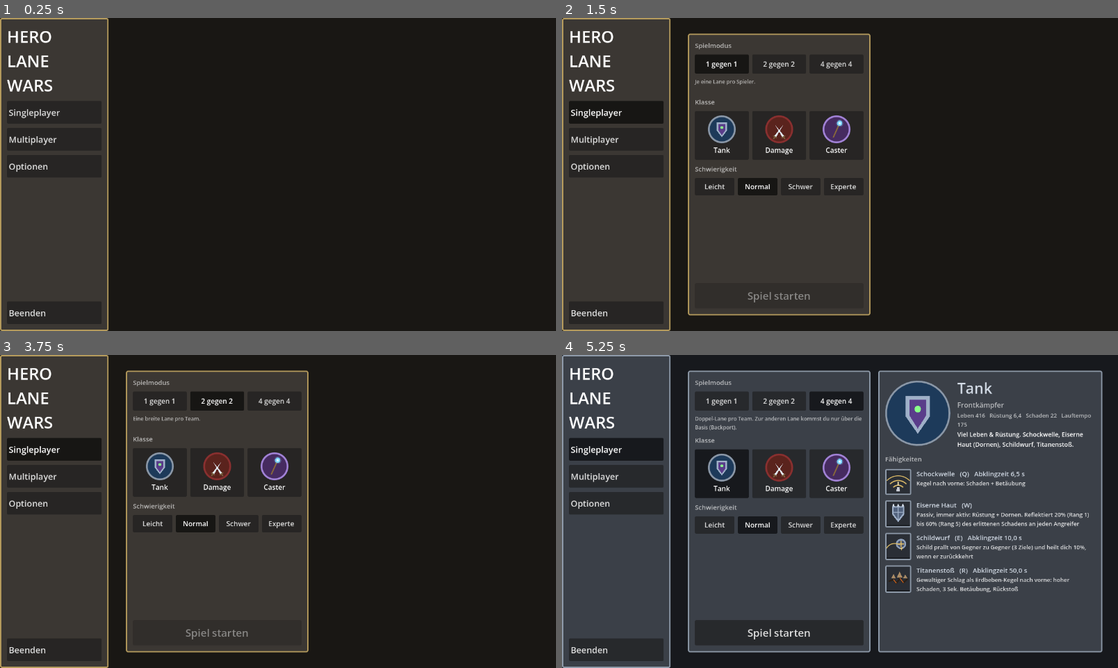
Above: before the commit, frames 1-4 (two rows, left to right).
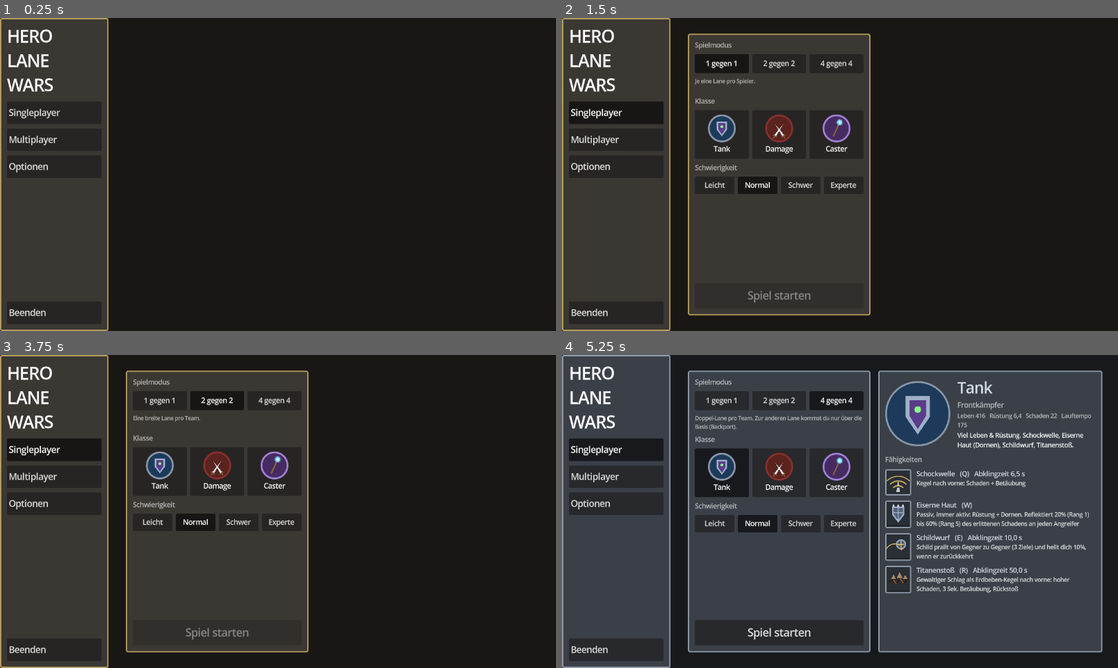
Above: after the commit, the same moments.

Repository: Tarux21/hero-lane-wars
Game: Godot game, scene res://scenes/main.tscn
The game is run twice, just before and just after one commit, with the same random seed, the same clock (stepped at 60 frames per second) and the same inputs.
Inputs (mouse positions are in pixels of both pictures, inside the frame that each line leads up to):
- Up to frame 1 (0.25 s): no input
- Up to frame 2 (1.5 s): click "Singleplayer" at 0.5 s; click "Normal" at 1.25 s
- Up to frame 3 (3.75 s): click "Normal" at 2 s; click "1 gegen 1" at 2.75 s; click "2 gegen 2" at 3.5 s
- Up to frame 4 (5.25 s): click "4 gegen 4" at 4.25 s; click (723, 473) at 5.02 s

The runs differ from the first frame. In frame 1, 0.7% of the frame differs, in the area x 1-11%, y 3-96%; in frame 2, 2.0%; in frame 3, 2.0%; in frame 4, 4.8%, in the area x 1-96%, y 3-96%.

Commit message:
Schrift als Signed-Distance-Field (scharf bei jeder Oberflaechengroesse)
Co-Authored-By: Claude Sonnet 5.5 <noreply@anthropic.com>

Diff:
--- a/godot/project.godot
+++ b/godot/project.godot
@@ -17,3 +17,8 @@
 anti_aliasing/quality/msaa_3d=2
 anti_aliasing/quality/screen_space_aa=1
 textures/default_filters/anisotropic_filtering_level=4
+
+[gui]
+
+theme/default_font_multichannel_signed_distance_field=true
+theme/default_font_generate_mipmaps=true
